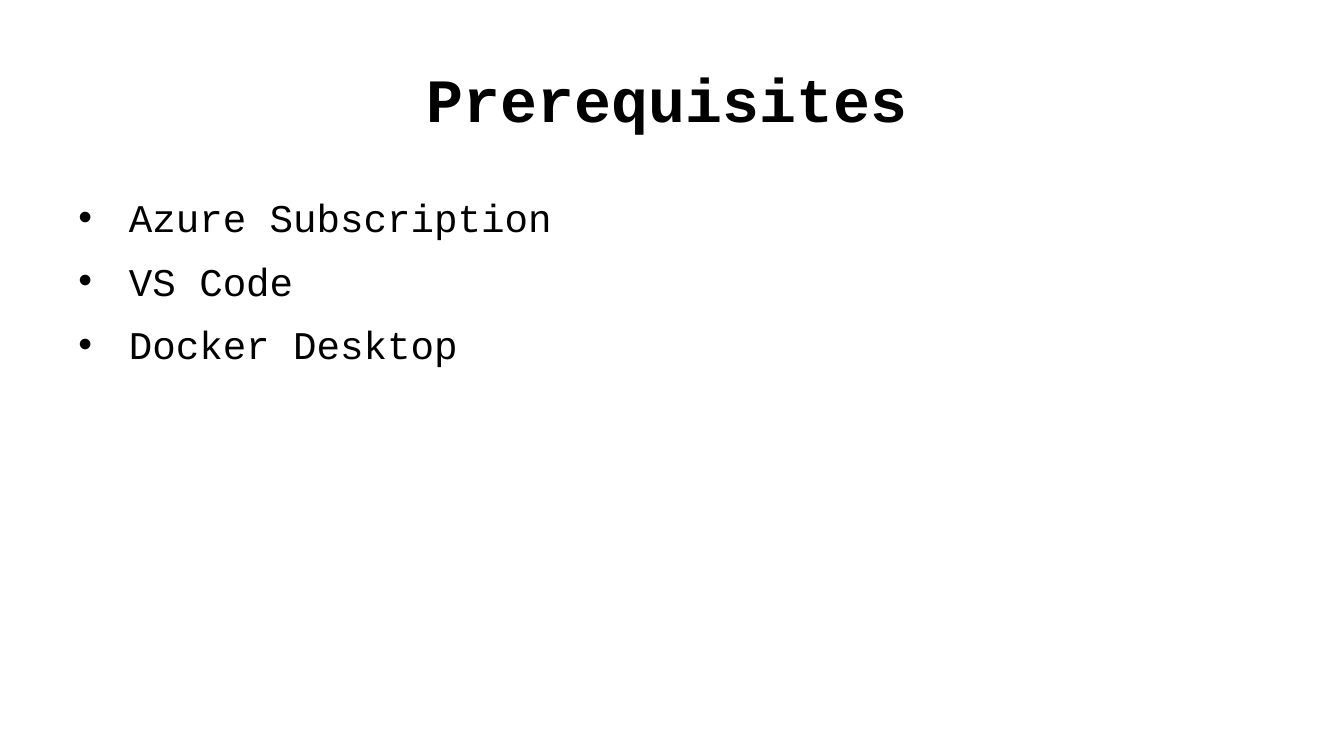
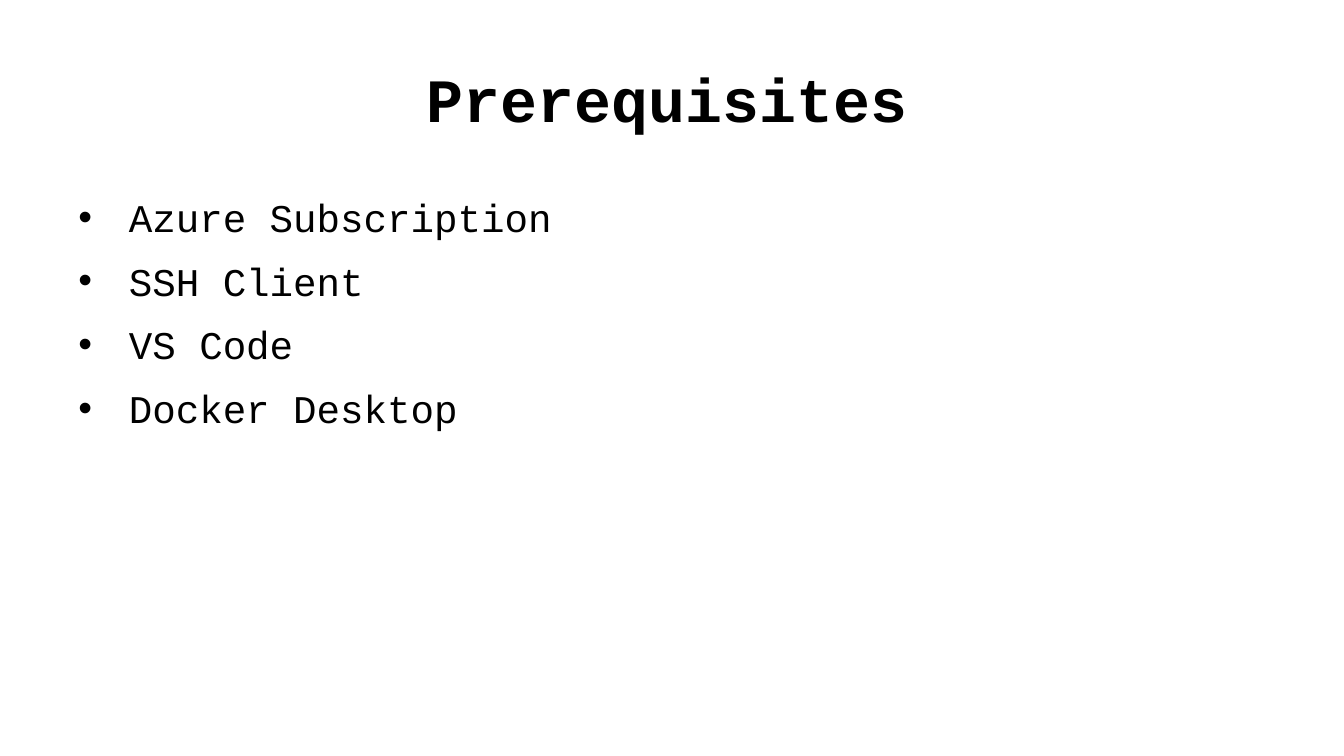
Before and after one commit to jHernandezdev/using-ansible-with-azure, a slide deck: slide 2 of slides/slides.pptx. Drawn at 1344x756 pixels with LibreOffice and Linux fonts; fonts in the diff are those of the drawing. Boxes give left, top, right and bottom in pixels: in the first picture for what was removed or moved away, otherwise in the second. Text is boxed around its words. In the diff, an @@ line names an element or a change of style, - is before the commit and + after.

Commit message:
renamed blog post 5 based on keyword research updated slides

```diff
--- a/slides/slides.pptx
+++ b/slides/slides.pptx
@@ text at box(129, 267, 364, 297): paragraph added @@
+• SSH Client
```
Also in this commit, not shown: 2 other files.
